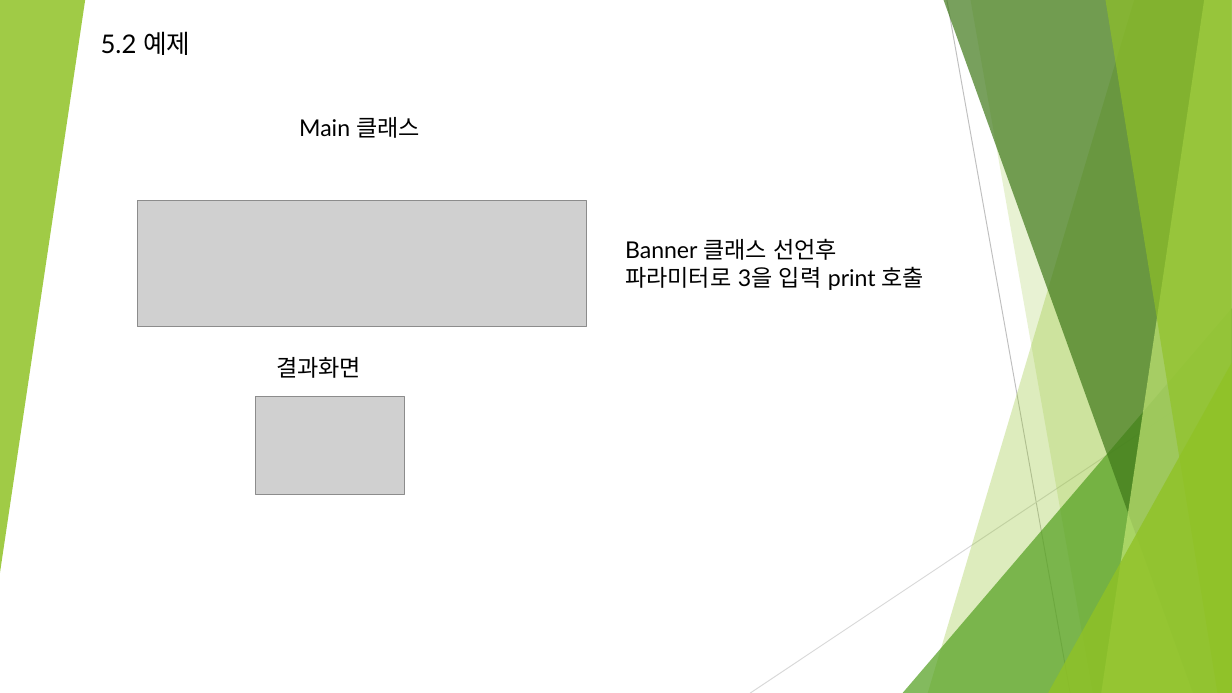
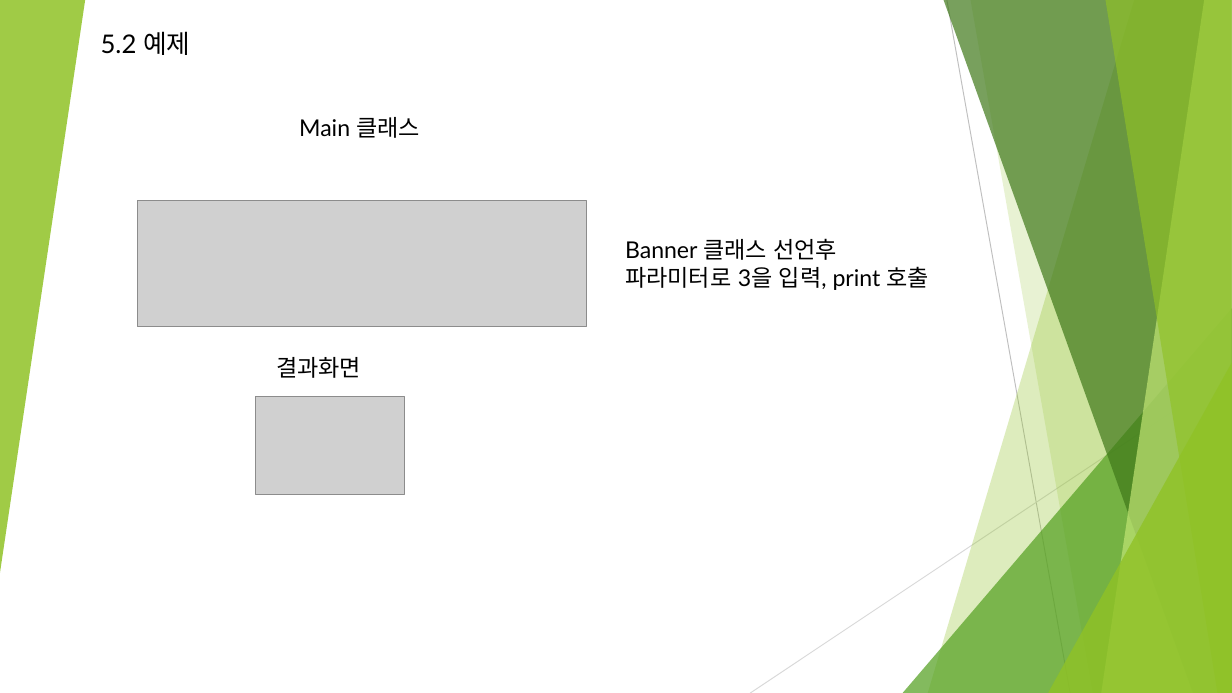
Before and after one commit to kim-seungmin/refactoringStudy, a slide deck: slide 7 of 리펙토링.pptx. Drawn at 1232x693 pixels with LibreOffice and Linux fonts; fonts in the diff are those of the drawing; grey boxes stand for pictures. Boxes give left, top, right and bottom in pixels: in the first picture for what was removed or moved away, otherwise in the second. Text is boxed around its words. In the diff, an @@ line names an element or a change of style, - is before the commit and + after.

```diff
--- a/리펙토링.pptx
+++ b/리펙토링.pptx
@@ text at (625, 266, 929, 290): text changed @@
-파라미터로 3을 입력 print 호출
+파라미터로 3을 입력, print 호출
```
Also in this commit, not shown: 5 other slides changed, 16 slides added, 4 slides removed.
